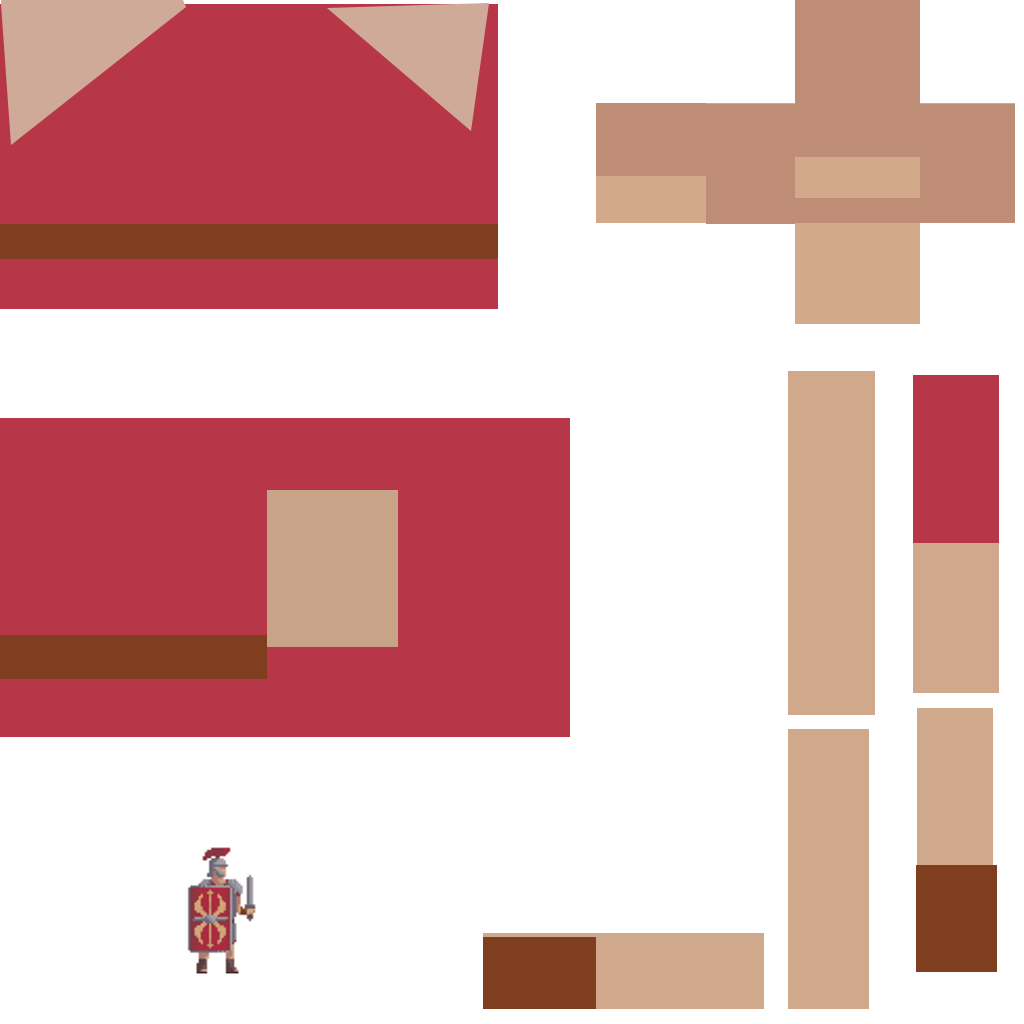
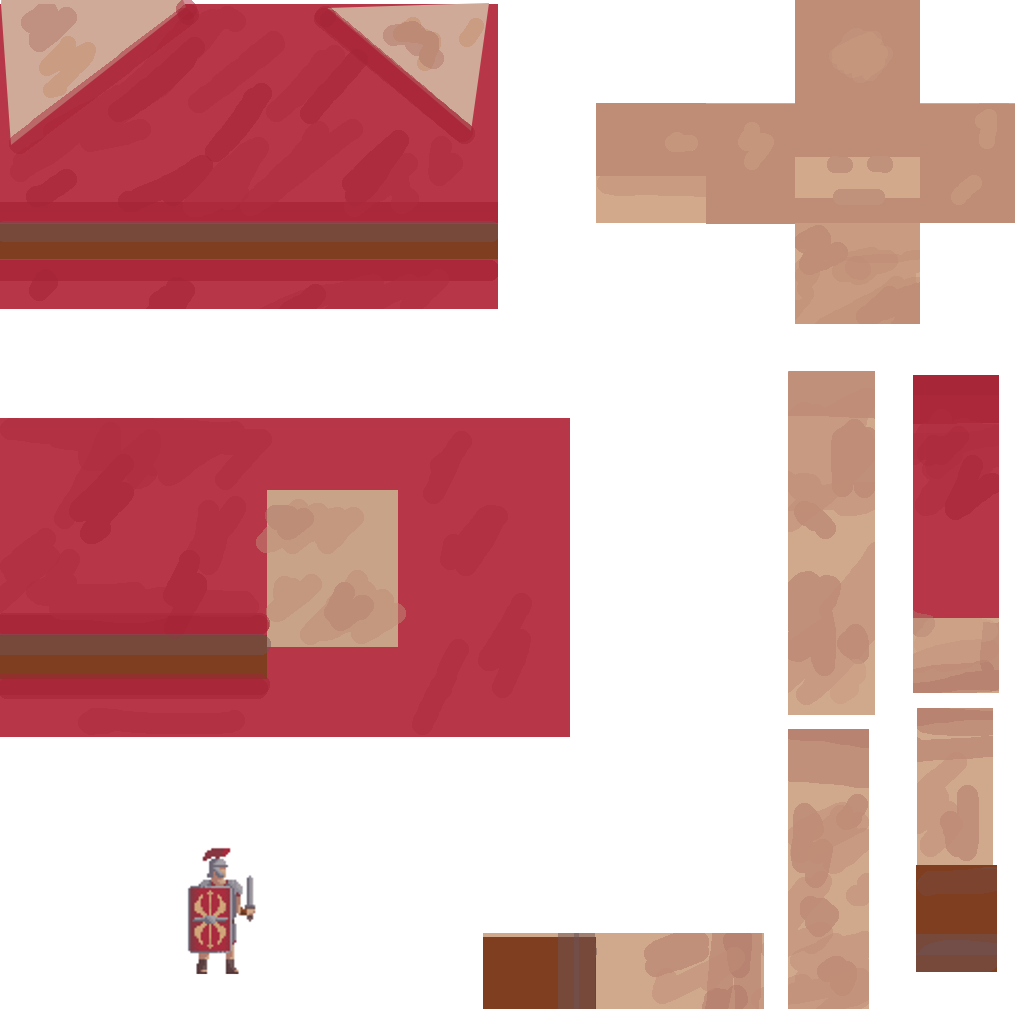
Layers edited between the first and the second 1024×1024 image:
painted on "Снимок экрана 2023-08-20 в 16.33.51" over bbox(187, 847, 256, 975)
added layer "Слой 1" above "Прямоугольник 19 копия 2" over bbox(0, 0, 1009, 1009)
moved "Прямоугольник 6" above "Прямоугольник 10", painted on it over bbox(913, 375, 999, 618)
